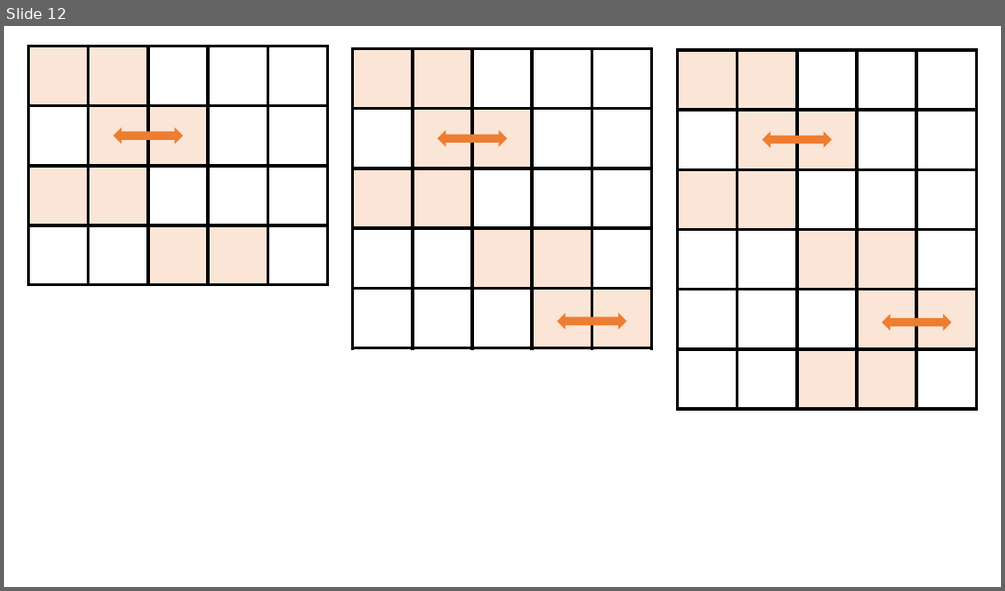
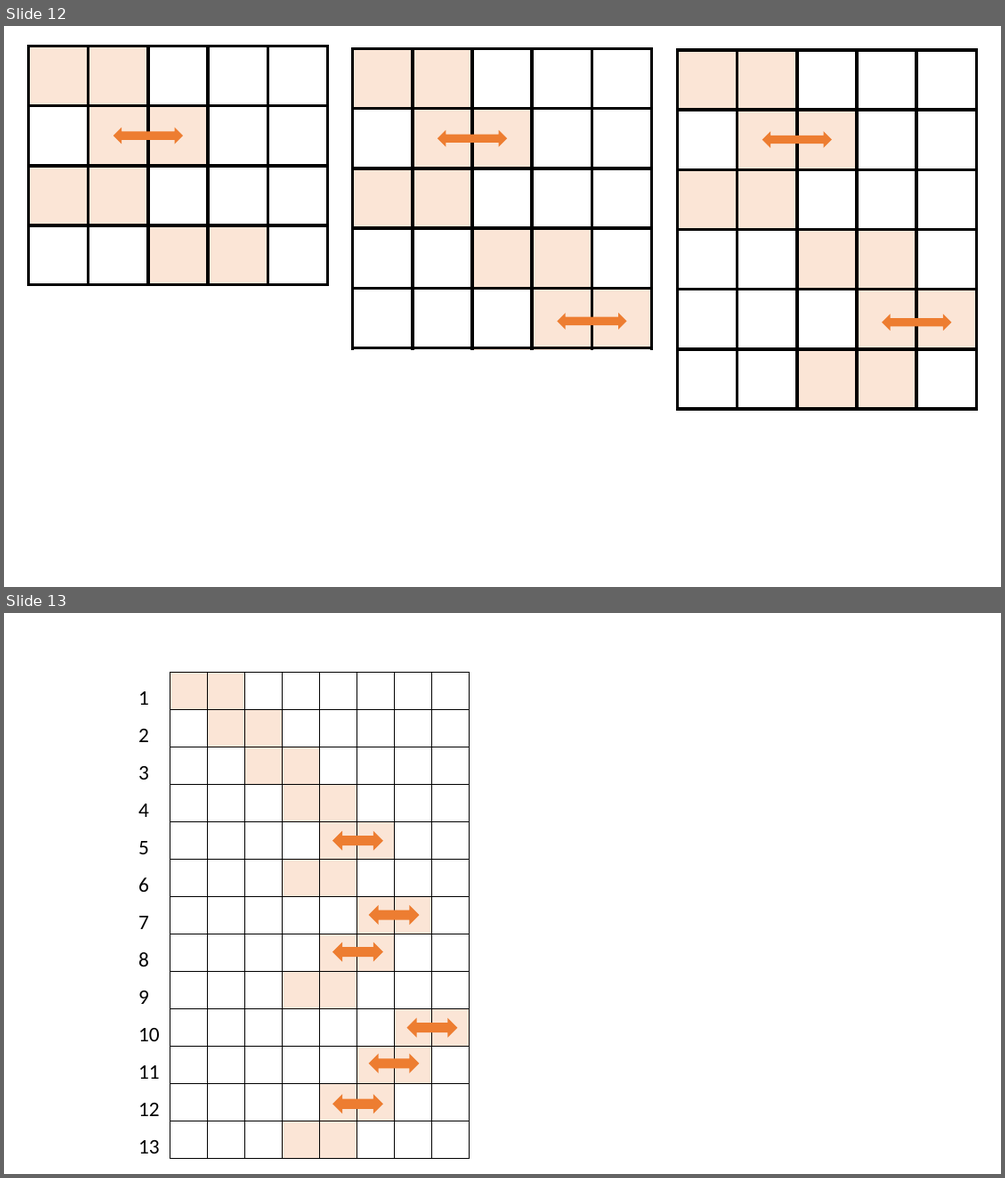
Before and after one commit to qguo7749/SSL_teaching, a slide deck: assets/Symbols.pptx. Shown one above the other, each under a label of ours: slide 12 before the commit, slides 12 and 13 after it. The pictures are 1005x591 and 1005x1178 pixels, drawn with LibreOffice and Linux fonts; fonts in the diff are those of the drawing. Boxes give left, top, right and bottom in pixels: in the first picture for what was removed or moved away, otherwise in the second. Text is boxed around its words. In the diff, an @@ line names an element or a change of style, - is before the commit and + after.

```diff
--- a/assets/Symbols.pptx
+++ b/assets/Symbols.pptx
@@ slide 13 added at (4, 613, 1001, 1174), background #FFFFFF @@
@@ text added at (138, 691, 160, 1153), 20 pt, text #000000 @@
+1
+2
+3
+4
+5
+6
+7
+8
+9
+10
+11
+12
+13
@@ table added at (170, 672, 469, 1159), 13 rows, 8 columns @@
+ |  |  |  |  |  |  | 
+ |  |  |  |  |  |  | 
+ |  |  |  |  |  |  | 
+ |  |  |  |  |  |  | 
+ |  |  |  |  |  |  | 
+ |  |  |  |  |  |  | 
+ |  |  |  |  |  |  | 
+ |  |  |  |  |  |  | 
+ |  |  |  |  |  |  | 
+ |  |  |  |  |  |  | 
+ |  |  |  |  |  |  | 
+ |  |  |  |  |  |  | 
+ |  |  |  |  |  |  | 
@@ left right arrow added at (332, 831, 383, 850), fill #ED7D31 @@
@@ left right arrow added at (369, 906, 420, 925), fill #ED7D31 @@
@@ left right arrow added at (332, 942, 383, 962), fill #ED7D31 @@
@@ left right arrow added at (407, 1018, 458, 1037), fill #ED7D31 @@
@@ left right arrow added at (369, 1054, 420, 1073), fill #ED7D31 @@
@@ left right arrow added at (332, 1094, 383, 1113), fill #ED7D31 @@
```
Also in this commit, not shown: 8 other slides added, 5 other files.
